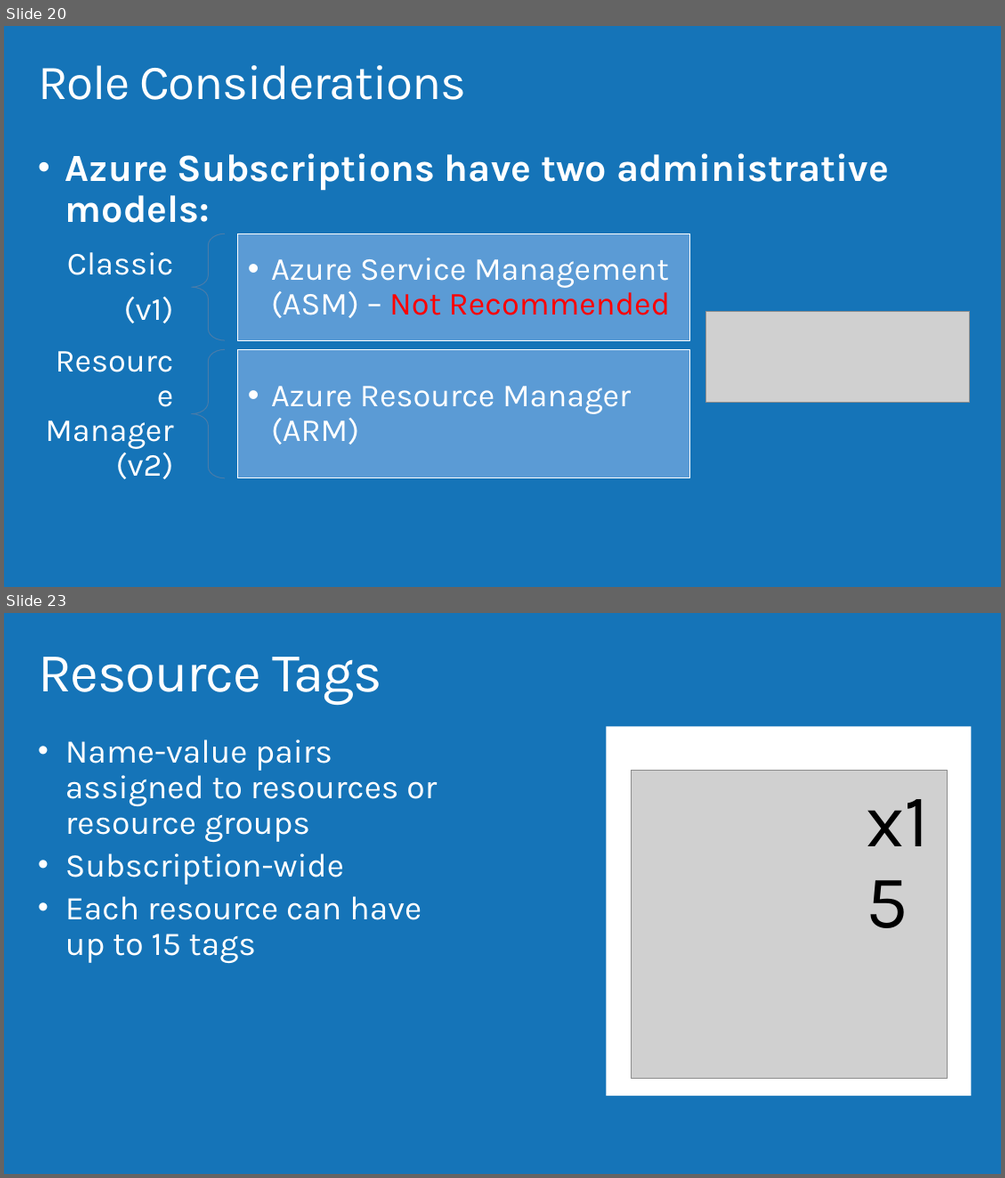
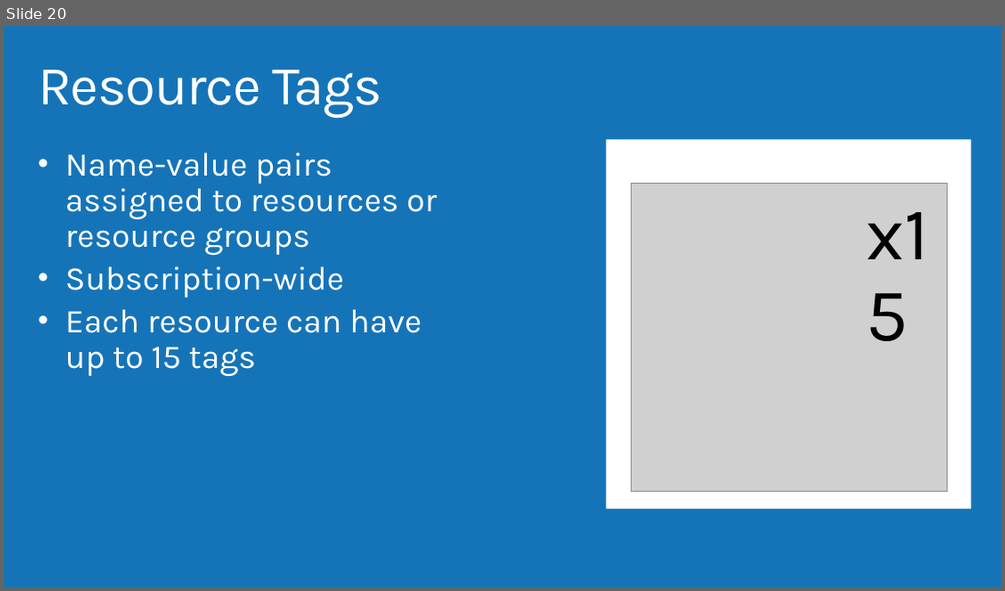
Before and after one commit to AzureCAT-GSI/Designing-and-Managing-Azure-Subscriptions, a slide deck: Designing and Managing Azure Subscriptions.pptx. Shown one above the other, each under a label of ours: slides 20 and 23 before the commit, slide 20 after it; the slides between them are not shown. The pictures are 1005x1178 and 1005x591 pixels, drawn with LibreOffice and Linux fonts; fonts in the diff are those of the drawing; grey boxes stand for pictures; background and template pictures are left out. Boxes give left, top, right and bottom in pixels: in the first picture for what was removed or moved away, otherwise in the second. Text is boxed around its words. In the diff, an @@ line names an element or a change of style, - is before the commit and + after.

```diff
--- a/Designing and Managing Azure Subscriptions.pptx
+++ b/Designing and Managing Azure Subscriptions.pptx
@@ slide 20 removed at (4,26,1001,587), background #1574B8 @@
@@ title removed at (38,65,467,100) @@
-Role Considerations
@@ text removed at (65,153,889,223) @@
-• Azure Subscriptions have two administrative models:
@@ picture removed at (705,311,970,402) @@
@@ group removed at (45,234,689,479): 4 texts, 2 left braces, 2 rectangles @@
-Classic
-(v1)
-  • Azure Service Management (ASM) – Not Recommended
-Resource Manager (v2)
-  • Azure Resource Manager (ARM)
@@ what was slide 23 is now slide 20 @@
```
Also in this commit, not shown: 21 slides changed, 1 slide added, 5 other slides removed.
